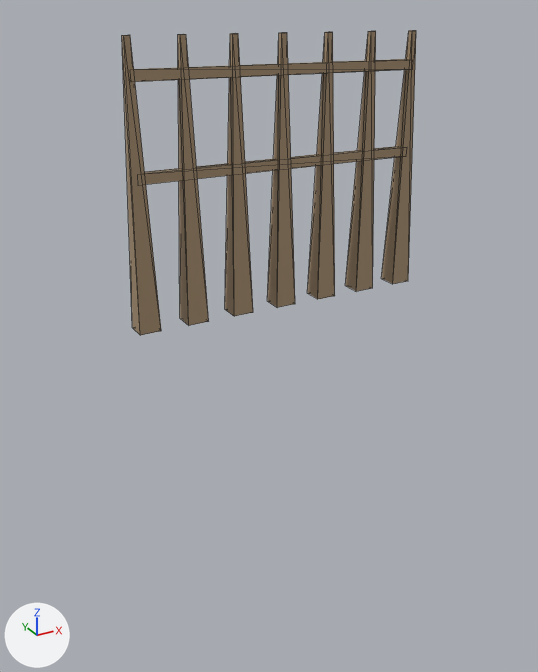
The glTF model generated/models/wall.glb as it was, and as the next commit left it.
Rendered twice from a camera (50 mm lens) standing at (-2.71, -4.72, 2.1) and looking at (-0.04, 0.12, -0.32). The lights are fixed; the arrows at lower left show +X, +Y and +Z. The first picture is the older version. Mesh edges are drawn as thin lines. Vertices at exactly the same position are counted once.

The first picture shows 'wall'.
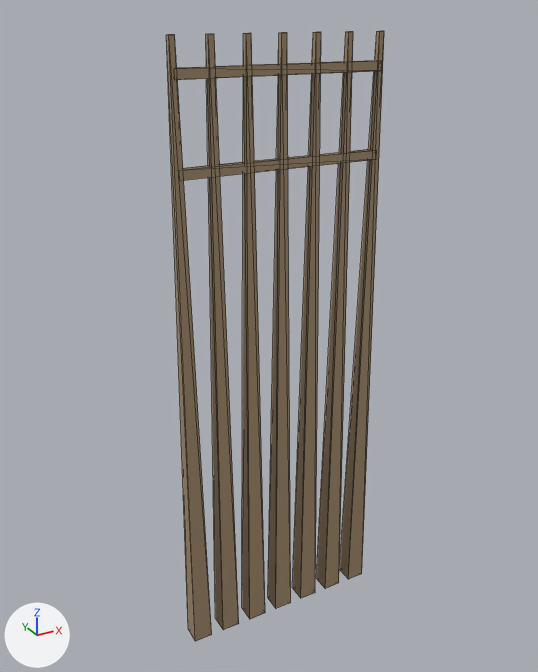
Patch to the scene script:
```diff
--- a/generated/models/wall.glb.py
+++ b/generated/models/wall.glb.py
@@ me_wall @@
 # used by ob_wall; location = (0.0, 0.0, 0.0)
 # before: 24 (-0.08, 0.08, 0.0) at pixel (267, 301), 25 (0.08, 0.08, 0.0), 26 (0.08, -0.08, 0.0) at pixel (295, 303), 27 (-0.08, -0.08, 0.0) at pixel (277, 307)
-me_wall.from_pydata(...)  # 72 vertices, 108 faces; spans x -1.18..1.18, y -0.08..0.08, z 0.0..1.95
+me_wall.from_pydata(...)  # 72 vertices, 108 faces; spans x -0.89..0.89, y -0.08..0.08, z -3.0..1.95
+# me_wall part 1: the loose piece of 8 vertices spanning x -1.18..-1.02, y -0.08..0.08, z 0.0..1.95 is scaled about its middle by (1, 1, 2.54), then moved by (0.29, 0.0, -1.5)
+# me_wall part 2: the loose piece of 8 vertices spanning x -0.82..-0.66, y -0.08..0.08, z 0.0..1.95 is scaled about its middle by (1, 1, 2.54), then moved by (0.19, 0.0, -1.5)
+# me_wall part 3: the loose piece of 8 vertices spanning x -0.45..-0.29, y -0.08..0.08, z 0.0..1.95 is scaled about its middle by (1, 1, 2.54), then moved by (0.1, 0.0, -1.5)
+# me_wall part 4: the loose piece of 8 vertices spanning x 0.29..0.45, y -0.08..0.08, z 0.0..1.95 is scaled about its middle by (1, 1, 2.54), then moved by (-0.1, 0.0, -1.5)
+# me_wall part 5: the loose piece of 8 vertices spanning x 0.66..0.82, y -0.08..0.08, z 0.0..1.95 is scaled about its middle by (1, 1, 2.54), then moved by (-0.19, 0.0, -1.5)
+# me_wall part 6: the loose piece of 8 vertices spanning x 1.02..1.18, y -0.08..0.08, z 0.0..1.95 is scaled about its middle by (1, 1, 2.54), then moved by (-0.29, 0.0, -1.5)
+# me_wall part 7: the loose piece of 8 vertices spanning x -1.1..1.1, y -0.04..0.04, z 1.04..1.11 is scaled about its middle by (0.736, 1, 1)
+# me_wall part 8: the loose piece of 8 vertices spanning x -1.1..1.1, y -0.04..0.04, z 1.68..1.75 is scaled about its middle by (0.736, 1, 1)
+# me_wall part 9
+for i in [*range(24, 28)]: me_wall.vertices[i].co += Vector((0.0, 0.0, -3.0))
 me_wall.materials.append(mat_defaultmaterial)
```

Pixel boxes (x1, y1, x2, y2) of what changed, in the pictures (538 x 672 px; the box of a moved part takes in the faces that stretch with it):
'wall', reshaped (26% narrower, 100% taller)
    before: (122, 30, 416, 335)
    after: (166, 31, 384, 641)
part 1 of me_wall, moved or reshaped
    before: (122, 35, 161, 335)
    after: (166, 34, 212, 641)
part 2 of me_wall, moved or reshaped
    before: (178, 34, 209, 326)
    after: (206, 34, 239, 630)
part 3 of me_wall, moved or reshaped
    before: (225, 33, 253, 316)
    after: (242, 33, 265, 619)
part 4 of me_wall, moved or reshaped
    before: (307, 32, 335, 299)
    after: (292, 32, 321, 598)
part 5 of me_wall, moved or reshaped
    before: (345, 31, 376, 291)
    after: (316, 31, 353, 589)
part 6 of me_wall, moved or reshaped
    before: (381, 30, 416, 284)
    after: (339, 31, 384, 579)
part 7 of me_wall, moved or reshaped
    before: (145, 146, 402, 185)
    after: (179, 149, 377, 181)
part 8 of me_wall, moved or reshaped
    before: (130, 59, 413, 82)
    after: (173, 60, 382, 80)
part 9 of me_wall, moved or reshaped
    before: (267, 33, 295, 307)
    after: (268, 33, 291, 608)
